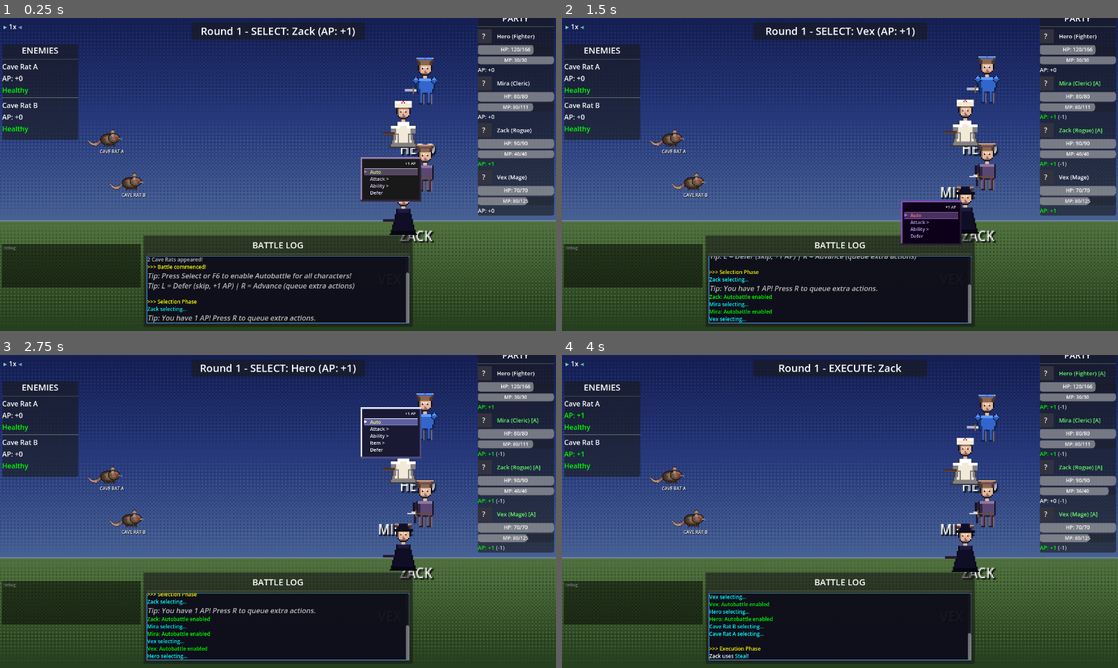
Above: before the commit, frames 1-4 (two rows, left to right).
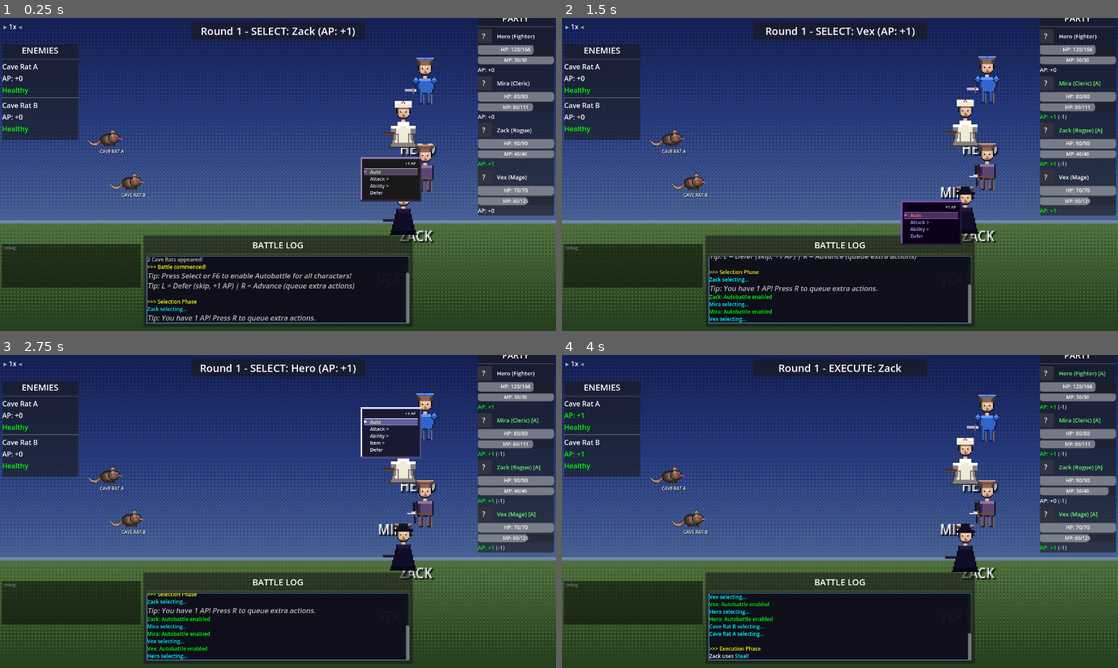
Above: after the commit, the same moments.

Repository: struktured-labs/cowardly-irregular
Game: Godot game, scene res://src/battle/BattleScene.tscn
Two runs of this game, one before a commit and one after it. Both use one fixed random seed, a clock stepped at 60 frames per second and the inputs below. This scene is started directly instead of the project's main scene.
Inputs (mouse positions are in pixels of both pictures, inside the frame that each line leads up to):
- Up to frame 1 (0.25 s): no input
- Up to frame 2 (1.5 s): click (951, 171) at 0.52 s; click (928, 127) at 1.27 s
- Up to frame 3 (2.75 s): click (366, 552) at 2.02 s
- Up to frame 4 (4 s): click (951, 420) at 2.77 s; tap Enter at 3.5 s; move the mouse to (962, 495) at 3.52 s; hold Right (ui_right) from 3.53 s (still down); hold R (battle_advance) from 3.53 s (still down); click (962, 495) at 3.67 s; tap Z (ui_accept) at 3.77 s

The runs differ from the first frame. In frame 1, 0.9% of the frame differs, in the area x 0-100%, y 64-66%; in frame 2, 0.8%; in frame 3, 0.9%; in frame 4, 0.9%.

Commit message:
perf: cache gradients, dedup data loading, gate debug I/O
Phase 1 performance wins:
- Cache BattleBackground gradient textures (keyed on terrain/time/viewport)
- Use EncounterSystem.monster_database instead of re-reading monsters.json per battle
- Gate debug atlas PNG saves behind OS.is_debug_build() in all 6 tile generators
- Delegate SpriteUtils equipment loading to EquipmentSystem autoload when available

Co-Authored-By: Claude Opus 4.6 <noreply@anthropic.com>

Diff:
--- a/src/battle/BattleBackground.gd
+++ b/src/battle/BattleBackground.gd
@@ -34,6 +34,11 @@
 	TimeOfDay.DUSK: {"r": 0.08, "g": -0.04, "b": 0.06, "brightness": -0.04},
 	TimeOfDay.NIGHT: {"r": -0.10, "g": -0.06, "b": 0.10, "brightness": -0.15},
 }
+
+## Gradient texture cache: keyed on (terrain, time_of_day, viewport_w, viewport_h)
+## Max 20 entries (5 terrains x 4 times), avoids ~1.8M set_pixel() calls per draw
+static var _gradient_cache: Dictionary = {}
+const _GRADIENT_CACHE_MAX: int = 20
 
 ## Parallax constants
 const PARALLAX_RANGE = 30.0
@@ -289,37 +294,75 @@
 
 
 func _draw_gradient(viewport_size: Vector2, palette: Dictionary) -> void:
-	"""Draw SNES-quality dithered gradient background"""
+	"""Draw SNES-quality dithered gradient background (cached)"""
+	var cache_key = "%d_%d_%d_%d" % [current_terrain, current_time_of_day, int(viewport_size.x), int(viewport_size.y)]
+
 	var sky_height = int(viewport_size.y * 0.65)
-	var ground_height = int(viewport_size.y) - sky_height
 	var w = int(viewport_size.x)
 
-	var sky_mid = palette.get("sky_mid", palette["sky_top"].lerp(palette["sky_bottom"], 0.5))
-
-	# Render sky as a dithered image texture (authentic SNES banding)
-	var sky_img = Image.create(w, sky_height, false, Image.FORMAT_RGBA8)
-	for y in range(sky_height):
-		var t = float(y) / max(sky_height - 1, 1)
-		var c1: Color
-		var c2: Color
-		var local_t: float
-		if t < 0.5:
-			c1 = palette["sky_top"]
-			c2 = sky_mid
-			local_t = t * 2.0
-		else:
-			c1 = sky_mid
-			c2 = palette["sky_bottom"]
-			local_t = (t - 0.5) * 2.0
-		for x in range(w):
-			sky_img.set_pixel(x, y, _dither_blend(c1, c2, local_t, x, y))
-
-	var sky_tex = ImageTexture.create_from_image(sky_img)
-	var sky_rect = TextureRect.new()
-	sky_rect.texture = sky_tex
-	sky_rect.position = Vector2.ZERO
-	sky_rect.mouse_filter = Control.MOUSE_FILTER_IGNORE
-	add_child(sky_rect)
+	# Check cache for pre-rendered sky+ground textures
+	if _gradient_cache.has(cache_key):
+		var cached = _gradient_cache[cache_key]
+		var sky_rect = TextureRect.new()
+		sky_rect.texture = cached["sky_tex"]
+		sky_rect.position = Vector2.ZERO
+		sky_rect.mouse_filter = Control.MOUSE_FILTER_IGNORE
+		add_child(sky_rect)
+
+		var ground_rect = TextureRect.new()
+		ground_rect.texture = cached["ground_tex"]
+		ground_rect.position = Vector2(0, sky_height)
+		ground_rect.mouse_filter = Control.MOUSE_FILTER_IGNORE
+		add_child(ground_rect)
+	else:
+		var ground_height = int(viewport_size.y) - sky_height
+		var sky_mid = palette.get("sky_mid", palette["sky_top"].lerp(palette["sky_bottom"], 0.5))
+
+		# Render sky as a dithered image texture (authentic SNES banding)
+		var sky_img = Image.create(w, sky_height, false, Image.FORMAT_RGBA8)
+		for y in range(sky_height):
+			var t = float(y) / max(sky_height - 1, 1)
+			var c1: Color
+			var c2: Color
+			var local_t: float
+			if t < 0.5:
+				c1 = palette["sky_top"]
+				c2 = sky_mid
+				local_t = t * 2.0
+			else:
+				c1 = sky_mid
+				c2 = palette["sky_bottom"]
+				local_t = (t - 0.5) * 2.0
+			for x in range(w):
+				sky_img.set_pixel(x, y, _dither_blend(c1, c2, local_t, x, y))
+
+		var sky_tex = ImageTexture.create_from_image(sky_img)
+		var sky_rect = TextureRect.new()
+		sky_rect.texture = sky_tex
+		sky_rect.position = Vector2.ZERO
+		sky_rect.mouse_filter = Control.MOUSE_FILTER_IGNORE
+		add_child(sky_rect)
+
+		# Ground as dithered image texture
+		var ground_dark = palette.get("ground_dark", palette["ground"].darkened(0.2))
+		var ground_light = palette.get("ground_light", palette["ground"].lightened(0.15))
+		var ground_img = Image.create(w, ground_height, false, Image.FORMAT_RGBA8)
+		for y in range(ground_height):
+			var t = float(y) / max(ground_height - 1, 1)
+			for x in range(w):
+				ground_img.set_pixel(x, y, _dither_blend(ground_light, ground_dark, t, x, y))
+
+		var ground_tex = ImageTexture.create_from_image(ground_img)
+		var ground_rect = TextureRect.new()
+		ground_rect.texture = ground_tex
+		ground_rect.position = Vector2(0, sky_height)
+		ground_rect.mouse_filter = Control.MOUSE_FILTER_IGNORE
+		add_child(ground_rect)
+
+		# Store in cache (evict oldest if full)
+		if _gradient_cache.size() >= _GRADIENT_CACHE_MAX:
+			_gradient_cache.erase(_gradient_cache.keys()[0])
+		_gradient_cache[cache_key] = {"sky_tex": sky_tex, "ground_tex": ground_tex}
 
 	# Horizon glow line (wider for dawn/dusk)
 	var horizon_color = palette.get("horizon", palette["sky_bottom"].lightened(0.2))
@@ -341,22 +384,6 @@
 	horizon_dim.size = Vector2(viewport_size.x, horizon_dim_h)
 	horizon_dim.mouse_filter = Control.MOUSE_FILTER_IGNORE
 	add_child(horizon_dim)
-
-	# Ground as dithered image texture
-	var ground_dark = palette.get("ground_dark", palette["ground"].darkened(0.2))
-	var ground_light = palette.get("ground_light", palette["ground"].lightened(0.15))
-	var ground_img = Image.create(w, ground_height, false, Image.FORMAT_RGBA8)
-	for y in range(ground_height):
-		var t = float(y) / max(ground_height - 1, 1)
-		for x in range(w):
-			ground_img.set_pixel(x, y, _dither_blend(ground_light, ground_dark, t, x, y))
-
-	var ground_tex = ImageTexture.create_from_image(ground_img)
-	var ground_rect = TextureRect.new()
-	ground_rect.texture = ground_tex
-	ground_rect.position = Vector2(0, sky_height)
-	ground_rect.mouse_filter = Control.MOUSE_FILTER_IGNORE
-	add_child(ground_rect)
 
 
 func _draw_plains_elements(viewport_size: Vector2, palette: Dictionary) -> void:
--- a/src/battle/BattleScene.gd
+++ b/src/battle/BattleScene.gd
@@ -959,18 +959,18 @@
 
 
 func _load_monsters_data() -> Dictionary:
-	"""Load monster definitions from data file"""
+	"""Get monster definitions from EncounterSystem autoload (cached at startup)"""
+	if EncounterSystem and not EncounterSystem.monster_database.is_empty():
+		return EncounterSystem.monster_database
+	# Fallback: load from disk if autoload unavailable (e.g., tests)
 	var file_path = "res://data/monsters.json"
 	if not FileAccess.file_exists(file_path):
 		return {}
-
 	var file = FileAccess.open(file_path, FileAccess.READ)
 	if not file:
 		return {}
-
 	var json_string = file.get_as_text()
 	file.close()
-
 	var json = JSON.new()
 	if json.parse(json_string) == OK:
 		return json.data
--- a/src/battle/sprites/SpriteUtils.gd
+++ b/src/battle/sprites/SpriteUtils.gd
@@ -41,10 +41,26 @@
 	_sprite_cache.clear()
 
 
-## Load equipment data from JSON
+## Load equipment data - delegates to EquipmentSystem autoload when available
 static func _load_equipment_data() -> void:
 	if _equipment_loaded:
 		return
+	# Prefer EquipmentSystem autoload (already cached at startup)
+	var equip_sys = Engine.get_singleton("EquipmentSystem") if Engine.has_singleton("EquipmentSystem") else null
+	if equip_sys == null:
+		# Try autoload tree access
+		var tree = Engine.get_main_loop()
+		if tree and tree is SceneTree and tree.root.has_node("EquipmentSystem"):
+			equip_sys = tree.root.get_node("EquipmentSystem")
+	if equip_sys and not equip_sys.weapons.is_empty():
+		_equipment_data = {
+			"weapons": equip_sys.weapons,
+			"armors": equip_sys.armors,
+			"accessories": equip_sys.accessories
+		}
+		_equipment_loaded = true
+		return
+	# Fallback: load from disk (tests or early init)
 	var file = FileAccess.open("res://data/equipment.json", FileAccess.READ)
 	if file:
 		var json = JSON.new()
--- a/src/exploration/AbstractTileGenerator.gd
+++ b/src/exploration/AbstractTileGenerator.gd
@@ -1880,8 +1880,9 @@
 	atlas.texture_region_size = Vector2i(TILE_SIZE, TILE_SIZE)
 
 	# Debug: Save atlas to disk
-	atlas_img.save_png("user://debug_abstract_atlas.png")
-	print("Abstract atlas saved (size: %dx%d, %d tiles)" % [atlas_img.get_width(), atlas_img.get_height(), tile_order.size()])
+	if OS.is_debug_build():
+		atlas_img.save_png("user://debug_abstract_atlas.png")
+		print("Abstract atlas saved (size: %dx%d, %d tiles)" % [atlas_img.get_width(), atlas_img.get_height(), tile_order.size()])
 
 	# Create all tiles in atlas
 	for i in range(tile_order.size()):
--- a/src/exploration/FuturisticTileGenerator.gd
+++ b/src/exploration/FuturisticTileGenerator.gd
@@ -1960,8 +1960,9 @@
 	atlas.texture_region_size = Vector2i(TILE_SIZE, TILE_SIZE)
 
 	# Debug: Save atlas to disk
-	atlas_img.save_png("user://debug_futuristic_atlas.png")
-	print("Futuristic atlas saved (size: %dx%d, %d tiles)" % [atlas_img.get_width(), atlas_img.get_height(), tile_order.size()])
+	if OS.is_debug_build():
+		atlas_img.save_png("user://debug_futuristic_atlas.png")
+		print("Futuristic atlas saved (size: %dx%d, %d tiles)" % [atlas_img.get_width(), atlas_img.get_height(), tile_order.size()])
 
 	# Create all tiles in atlas
 	for i in range(tile_order.size()):
--- a/src/exploration/IndustrialTileGenerator.gd
+++ b/src/exploration/IndustrialTileGenerator.gd
@@ -1936,8 +1936,9 @@
 	atlas.texture_region_size = Vector2i(TILE_SIZE, TILE_SIZE)
 
 	# Debug: Save atlas to disk
-	atlas_img.save_png("user://debug_industrial_atlas.png")
-	print("Industrial atlas saved (size: %dx%d, %d tiles)" % [atlas_img.get_width(), atlas_img.get_height(), tile_order.size()])
+	if OS.is_debug_build():
+		atlas_img.save_png("user://debug_industrial_atlas.png")
+		print("Industrial atlas saved (size: %dx%d, %d tiles)" % [atlas_img.get_width(), atlas_img.get_height(), tile_order.size()])
 
 	# Create all tiles in atlas
 	for i in range(tile_order.size()):
--- a/src/exploration/SteampunkTileGenerator.gd
+++ b/src/exploration/SteampunkTileGenerator.gd
@@ -1094,8 +1094,9 @@
 	atlas.texture_region_size = Vector2i(TILE_SIZE, TILE_SIZE)
 
 	# Debug: Save atlas to disk
-	atlas_img.save_png("user://debug_steampunk_atlas.png")
-	print("Steampunk atlas saved (size: %dx%d, %d tiles)" % [atlas_img.get_width(), atlas_img.get_height(), tile_order.size()])
+	if OS.is_debug_build():
+		atlas_img.save_png("user://debug_steampunk_atlas.png")
+		print("Steampunk atlas saved (size: %dx%d, %d tiles)" % [atlas_img.get_width(), atlas_img.get_height(), tile_order.size()])
 
 	# Create all tiles in atlas
 	for i in range(tile_order.size()):
--- a/src/exploration/SuburbanTileGenerator.gd
+++ b/src/exploration/SuburbanTileGenerator.gd
@@ -1525,8 +1525,9 @@
 	atlas.texture_region_size = Vector2i(TILE_SIZE, TILE_SIZE)
 
 	# Debug: Save atlas to disk
-	atlas_img.save_png("user://debug_suburban_atlas.png")
-	print("Suburban atlas saved (size: %dx%d, %d tiles)" % [atlas_img.get_width(), atlas_img.get_height(), tile_order.size()])
+	if OS.is_debug_build():
+		atlas_img.save_png("user://debug_suburban_atlas.png")
+		print("Suburban atlas saved (size: %dx%d, %d tiles)" % [atlas_img.get_width(), atlas_img.get_height(), tile_order.size()])
 
 	# Create all tiles in atlas
 	for i in range(tile_order.size()):
--- a/src/exploration/TileGenerator.gd
+++ b/src/exploration/TileGenerator.gd
@@ -2438,8 +2438,9 @@
 	atlas.texture_region_size = Vector2i(TILE_SIZE, TILE_SIZE)
 
 	# Debug: Save atlas to disk for inspection
-	atlas_img.save_png("user://debug_atlas.png")
-	print("Atlas saved to user://debug_atlas.png (size: %dx%d, %d tiles)" % [atlas_img.get_width(), atlas_img.get_height(), tile_order.size()])
+	if OS.is_debug_build():
+		atlas_img.save_png("user://debug_atlas.png")
+		print("Atlas saved to user://debug_atlas.png (size: %dx%d, %d tiles)" % [atlas_img.get_width(), atlas_img.get_height(), tile_order.size()])
 
 	# First, create all tiles in atlas without collision
 	for i in range(tile_order.size()):
